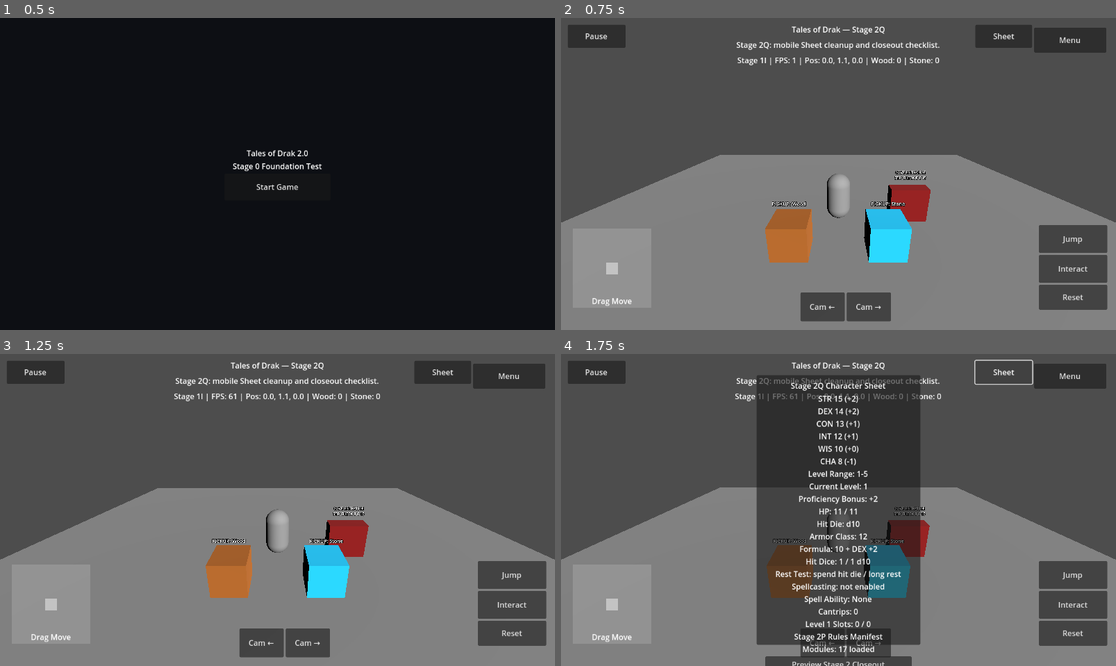
Above: before the commit, frames 1-4 (two rows, left to right).
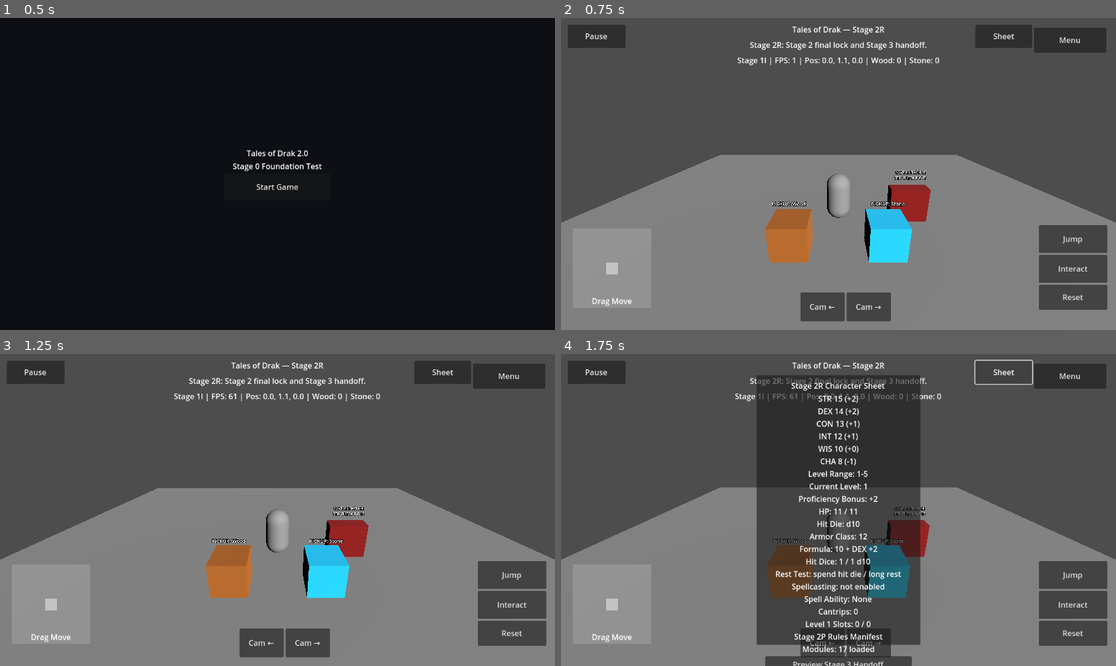
Above: after the commit, the same moments.

Repository: tristanvickery20/Tales-of-Drak-2.0
Game: Godot game, scene res://scenes/main_menu/main_menu.tscn
The game is run twice, just before and just after one commit, with the same random seed, the same clock (stepped at 60 frames per second) and the same inputs.
Inputs:
- Up to frame 1 (0.5 s): no input
- Up to frame 2 (0.75 s): click "Start Game" at 0.5 s
- Up to frame 3 (1.25 s): no input
- Up to frame 4 (1.75 s): click "Sheet" at 1.25 s

Frame 1 is identical in both runs. In frame 2, 0.6% of the frame differs, in the area x 31-69%, y 2-11%; in frame 3, 0.6%; in frame 4, 0.8%, in the area x 31-69%, y 2-100%.

Commit message:
Add Stage 2R Stage 3 handoff preview

Diff:
--- a/drak/ui/drak_character_sheet_overlay.gd
+++ b/drak/ui/drak_character_sheet_overlay.gd
@@ -16,8 +16,8 @@
 const SPELLCASTING_SCRIPT := preload("res://drak/rules/drak_spellcasting.gd")
 const RULES_MANIFEST_SCRIPT := preload("res://drak/rules/drak_rules_manifest.gd")
 
-const CURRENT_STAGE_TITLE := "Tales of Drak — Stage 2Q"
-const CURRENT_STAGE_STATUS := "Stage 2Q: mobile Sheet cleanup and closeout checklist."
+const CURRENT_STAGE_TITLE := "Tales of Drak — Stage 2R"
+const CURRENT_STAGE_STATUS := "Stage 2R: Stage 2 final lock and Stage 3 handoff."
 const CURRENT_LEVEL := 1
 
 var _ability_scores: DrakAbilityScores = ABILITY_SCORES_SCRIPT.new()
@@ -98,7 +98,7 @@
 
 	var title := Label.new()
 	title.name = "CharacterSheetTitle"
-	title.text = "Stage 2Q Character Sheet"
+	title.text = "Stage 2R Character Sheet"
 	title.horizontal_alignment = HORIZONTAL_ALIGNMENT_CENTER
 	title.mouse_filter = Control.MOUSE_FILTER_IGNORE
 	box.add_child(title)
@@ -109,6 +109,14 @@
 	_sheet_text.horizontal_alignment = HORIZONTAL_ALIGNMENT_CENTER
 	_sheet_text.mouse_filter = Control.MOUSE_FILTER_IGNORE
 	box.add_child(_sheet_text)
+
+	var handoff_button := Button.new()
+	handoff_button.name = "PreviewStage3HandoffButton"
+	handoff_button.text = "Preview Stage 3 Handoff"
+	handoff_button.custom_minimum_size = Vector2(270, 34)
+	handoff_button.mouse_filter = Control.MOUSE_FILTER_STOP
+	handoff_button.pressed.connect(_preview_stage3_handoff)
+	box.add_child(handoff_button)
 
 	var closeout_button := Button.new()
 	closeout_button.name = "PreviewStage2CloseoutButton"
@@ -126,14 +134,6 @@
 	rules_audit_button.pressed.connect(_preview_rules_audit)
 	box.add_child(rules_audit_button)
 
-	var preview_spellcasting_button := Button.new()
-	preview_spellcasting_button.name = "PreviewSpellcastingButton"
-	preview_spellcasting_button.text = "Preview Spellcasting"
-	preview_spellcasting_button.custom_minimum_size = Vector2(270, 34)
-	preview_spellcasting_button.mouse_filter = Control.MOUSE_FILTER_STOP
-	preview_spellcasting_button.pressed.connect(_preview_spellcasting)
-	box.add_child(preview_spellcasting_button)
-
 	var preview_level_button := Button.new()
 	preview_level_button.name = "PreviewLevelFiveButton"
 	preview_level_button.text = "Preview Level 5"
@@ -160,7 +160,7 @@
 
 	_check_result_text = Label.new()
 	_check_result_text.name = "CheckResultText"
-	_check_result_text.text = "No closeout preview yet."
+	_check_result_text.text = "No handoff preview yet."
 	_check_result_text.custom_minimum_size = Vector2(270, 46)
 	_check_result_text.size_flags_vertical = Control.SIZE_SHRINK_CENTER
 	_check_result_text.autowrap_mode = TextServer.AUTOWRAP_WORD_SMART
@@ -171,7 +171,7 @@
 
 	var note := Label.new()
 	note.name = "CharacterSheetNote"
-	note.text = "Stage 2Q cleanup only. Stage 3 begins race/class foundation later."
+	note.text = "Stage 2R final lock. Stage 3 starts identity only next."
 	note.autowrap_mode = TextServer.AUTOWRAP_WORD_SMART
 	note.horizontal_alignment = HORIZONTAL_ALIGNMENT_CENTER
 	note.mouse_filter = Control.MOUSE_FILTER_IGNORE
@@ -204,14 +204,14 @@
 func _hide_sheet() -> void:
 	_sheet_panel.visible = false
 
+func _preview_stage3_handoff() -> void:
+	_check_result_text.text = "Stage 3 handoff: add character identity shell first. No traits/features/combat yet."
+
 func _preview_stage2_closeout() -> void:
-	_check_result_text.text = "Stage 2 closeout: iPhone loop, rules summary, changelog, and no unrelated rewrites."
+	_check_result_text.text = "Stage 2 locked: rules foundation stable, iPhone loop preserved."
 
 func _preview_rules_audit() -> void:
 	_check_result_text.text = _rules_manifest.get_audit_text()
-
-func _preview_spellcasting() -> void:
-	_check_result_text.text = "Spellcasting shell ready. No spells or spell slots active yet."
 
 func _preview_level_five() -> void:
 	_check_result_text.text = "Level 5 preview: Proficiency Bonus +3. No class/race features yet."
@@ -258,6 +258,6 @@
 
 func _replace_stage_text(text: String) -> String:
 	var updated := text
-	for stage_name in ["Stage 1E", "Stage 1F", "Stage 1G", "Stage 1H", "Stage 1I", "Stage 2A", "Stage 2B", "Stage 2C", "Stage 2D", "Stage 2E", "Stage 2F", "Stage 2G", "Stage 2H", "Stage 2I", "Stage 2J", "Stage 2K", "Stage 2L", "Stage 2M", "Stage 2N", "Stage 2O", "Stage 2P"]:
-		updated = updated.replace(stage_name, "Stage 2Q")
+	for stage_name in ["Stage 1E", "Stage 1F", "Stage 1G", "Stage 1H", "Stage 1I", "Stage 2A", "Stage 2B", "Stage 2C", "Stage 2D", "Stage 2E", "Stage 2F", "Stage 2G", "Stage 2H", "Stage 2I", "Stage 2J", "Stage 2K", "Stage 2L", "Stage 2M", "Stage 2N", "Stage 2O", "Stage 2P", "Stage 2Q"]:
+		updated = updated.replace(stage_name, "Stage 2R")
 	return updated
